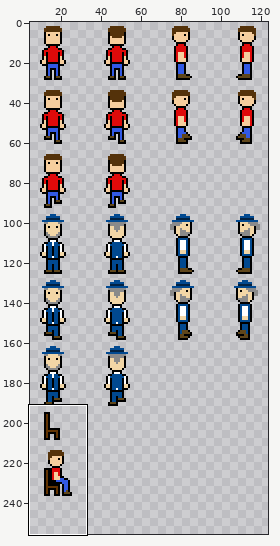
Sprite sheet: res/characterSheet.png. The first picture is a wide view before the edit; the outline marks the close-up.
Close-up. As it was:
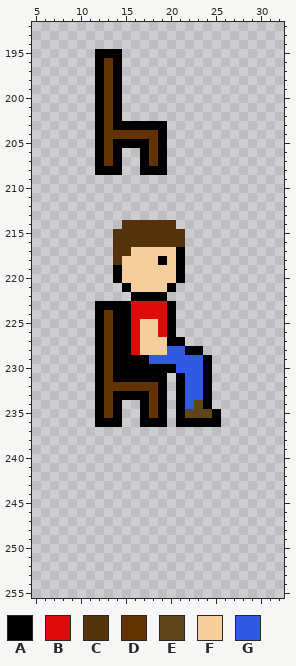
The file is 256x256 pixels. Pixels under 10% opacity are left out. Colours within 5 levels of each other are drawn and written as one. Shown: x 5..32, y 192..255. The wide view leaves out empty margins.
Palette (. is transparent): A #000000  B #df0a0a  C #54320a  D #623301  E #5f461a  F #f6ce9e  G #3259e4
Pixels before, first column x 12:
195 AAA...........
196 ADA...........
197 ADA...........
198 ADA...........
199 ADA...........
200 ADA...........
201 ADA...........
202 ADA...........
203 ADAAAAAA......
204 ADDDDDDA......
205 ADAAAADA......
206 ADA..ADA......
207 ADA..ADA......
208 AAA..AAA......
209 ..............
210 ..............
211 ..............
212 ..............
213 ..............
214 ...CCCCCC.....
215 ..CCCCCCCC....
216 ..CCCCCCCC....
217 ..CCFFFFFA....
218 ..CFFFFAFA....
219 ..AFFFFFFA....
220 ..AFFFFFFA....
221 ...AFFFFA.....
222 ....AAAA......
223 AAAABBBBA.....
224 ADAABBBBA.....
225 ADAABFFBA.....
226 ADAABFFBA.....
227 ADAABFFFAA....
228 ADAABFFFGGAA..
229 ADAAAAGGGGGGA.
230 ADAAAAAAAGGGA.
231 ADAAAAAA.AGGA.
232 ADDDDDDA.AGGA.
233 ADAAAADA.AGGA.
234 ADA..ADA.AGEA.
235 ADA..ADA.AEEEA
236 AAA..AAA.AAAAA
The result:
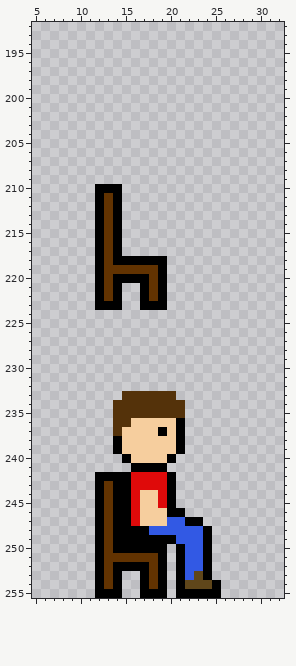
Changes in this commit:
Changed rows in their new state; - is an unchanged pixel.
first column x 12:
195 ...-----------
196 ...-----------
197 ...-----------
198 ...-----------
199 ...-----------
200 ...-----------
201 ...-----------
202 ...-----------
203 ........------
204 ........------
205 ........------
206 ...--...------
207 ...--...------
208 ...--...------
210 AAA-----------
211 ADA-----------
212 ADA-----------
213 ADA-----------
214 ADA......-----
215 ADA.......----
216 ADA.......----
217 ADA.......----
218 ADAAAAA-..----
219 ADDDDDDA..----
220 AD-AAADA..----
221 ADA..ADA.-----
222 ADA-.-D-------
223 ---..AAA.-----
224 .........-----
225 .........-----
226 .........-----
227 ..........----
228 ............--
229 .............-
230 .............-
231 ........-....-
232 ........-....-
233 ...CCCCCC....-
234 ..CCCCCCCC...-
235 ..CCCCCCCC....
236 ..CCFFFFF-....
237 --CFFFFAFA----
238 --AFFFFFFA----
239 --AFFFFFFA----
240 ---AFFFFA-----
241 ----AAAA------
242 AAAABBBBA-----
243 ADAABBBBA-----
244 ADAABFFBA-----
245 ADAABFFBA-----
246 ADAABFFFAA----
247 ADAABFFFGGAA--
248 ADAAAAGGGGGGA-
249 ADAAAAAAAGGGA-
250 ADAAAAAA-AGGA-
251 ADDDDDDA-AGGA-
252 ADAAAADA-AGGA-
253 ADA--ADA-AGEA-
254 ADA--ADA-AEEEA
255 AAA--AAA-AAAAA
Changed places in both close-ups, as pixel boxes (x1, y1, x2, y2):
changed: (95, 49, 221, 598)
